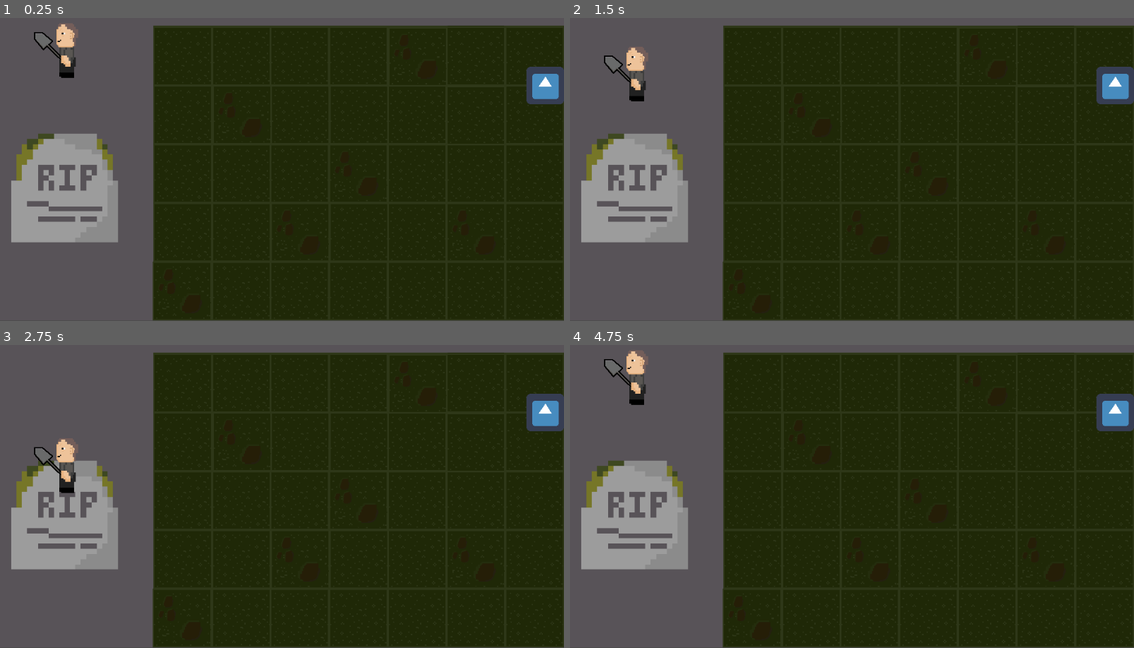
Above: before the commit, frames 1-4 (two rows, left to right).
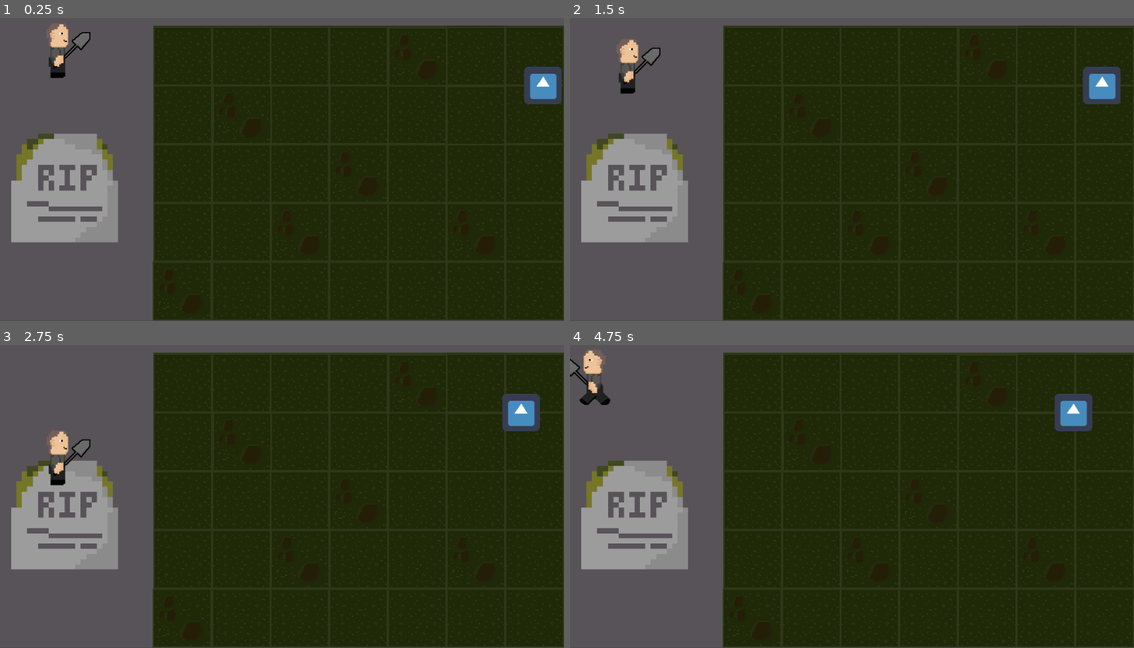
Above: after the commit, the same moments.

Repository: Flarglfump/Graveyard-Gaming
Game: Godot game, scene res://Graveyard.tscn
Same seed, same stepped clock (60 frames per second), same inputs: the game is played once before the commit and once after it. The engine's default icon, where the game draws it, is replaced by a stand-in: a white triangle on a blue panel in a dark square.
Inputs:
- Up to frame 1 (0.25 s): no input
- Up to frame 2 (1.5 s): hold D (move_right) 0.53-1.28 s; hold Space (attack) 0.53-1.28 s; hold S (move_down) from 1.28 s (still down); tap Space (attack) at 1.35 s
- Up to frame 3 (2.75 s): release S (move_down) at 2.03 s; hold D (move_right) from 2.03 s (still down); hold Space (attack) from 2.03 s (still down)
- Up to frame 4 (4.75 s): release D (move_right) at 2.78 s; release Space (attack) at 2.78 s; hold W (move_up) 2.78-3.53 s; tap Space (attack) at 2.85, 4.35 s; hold Space (attack) 3.53-4.28 s; hold A (move_left) from 3.53 s (still down)

The runs differ from the first frame. In frame 1, 0.9% of the frame differs, in the area x 6-100%, y 1-29%; in frame 2, 1.6%; in frame 3, 2.1%; in frame 4, 2.8%, in the area x 0-100%, y 1-29%.
Error before the commit: Attempt to call function 'play' in base 'null instance' on a null instance. (res://PlayerController.gd:23)

Commit message:
Player animated. Enemy hit detection working.

Diff:
--- a/src/Graveyard-Gaming/Enemy.gd
+++ b/src/Graveyard-Gaming/Enemy.gd
@@ -1,15 +1,17 @@
 extends KinematicBody2D
 
 export var MAX_HP: int = 100
-export var SPEED: int = 100
+export var SPEED: int = 15
 var motion = Vector2()
 
 var cur_HP: int
 
 func _ready():
 	cur_HP = MAX_HP
+	motion = Vector2.LEFT
 
 func take_damage(damage):
+	print("Taking damage: ", damage)
 	cur_HP -= damage
 	if cur_HP <= 0:
 		die()
@@ -20,7 +22,7 @@
 func set_direction(direction):
 	motion = direction
 
-func _physics_process(delta):
+func _physics_process(_delta):
 	# Handle player input
 
 	motion = motion.normalized() * SPEED
--- a/src/Graveyard-Gaming/Enemy.tscn
+++ b/src/Graveyard-Gaming/Enemy.tscn
@@ -3,10 +3,12 @@
 [ext_resource path="res://Enemy.gd" type="Script" id=1]
 [ext_resource path="res://icon.png" type="Texture" id=2]
 
-[sub_resource type="CapsuleShape2D" id=1]
+[sub_resource type="RectangleShape2D" id=1]
+extents = Vector2( 32, 32 )
 
 [node name="Enemy" type="KinematicBody2D"]
 collision_layer = 4
+collision_mask = 3
 script = ExtResource( 1 )
 
 [node name="Sprite" type="Sprite" parent="."]
@@ -14,5 +16,5 @@
 
 [node name="AnimationPlayer" type="AnimationPlayer" parent="."]
 
-[node name="CollisionShape2D" type="CollisionShape2D" parent="."]
+[node name="CollisionShape2D" type="CollisionShape2D" parent="." groups=["hurtbox"]]
 shape = SubResource( 1 )
--- a/src/Graveyard-Gaming/Graveyard.tscn
+++ b/src/Graveyard-Gaming/Graveyard.tscn
@@ -1,61 +1,8 @@
-[gd_scene load_steps=10 format=2]
+[gd_scene load_steps=5 format=2]
 
 [ext_resource path="res://gameLevel.png" type="Texture" id=1]
 [ext_resource path="res://Enemy.tscn" type="PackedScene" id=2]
-[ext_resource path="res://PlayerController.gd" type="Script" id=3]
-[ext_resource path="res://MattaShovel.png" type="Texture" id=4]
-
-[sub_resource type="RectangleShape2D" id=1]
-extents = Vector2( 20, 49.25 )
-
-[sub_resource type="Animation" id=3]
-length = 0.001
-tracks/0/type = "value"
-tracks/0/path = NodePath("Sprite:frame")
-tracks/0/interp = 1
-tracks/0/loop_wrap = true
-tracks/0/imported = false
-tracks/0/enabled = true
-tracks/0/keys = {
-"times": PoolRealArray( 0 ),
-"transitions": PoolRealArray( 1 ),
-"update": 0,
-"values": [ 7 ]
-}
-
-[sub_resource type="Animation" id=4]
-resource_name = "WalkLeft"
-length = 0.2
-loop = true
-tracks/0/type = "value"
-tracks/0/path = NodePath("Sprite:frame")
-tracks/0/interp = 1
-tracks/0/loop_wrap = true
-tracks/0/imported = false
-tracks/0/enabled = true
-tracks/0/keys = {
-"times": PoolRealArray( 0, 0.1 ),
-"transitions": PoolRealArray( 1, 1 ),
-"update": 1,
-"values": [ 5, 4 ]
-}
-
-[sub_resource type="Animation" id=5]
-resource_name = "WalkRight"
-length = 0.2
-loop = true
-tracks/0/type = "value"
-tracks/0/path = NodePath("Sprite:frame")
-tracks/0/interp = 1
-tracks/0/loop_wrap = true
-tracks/0/imported = false
-tracks/0/enabled = true
-tracks/0/keys = {
-"times": PoolRealArray( 0, 0.1 ),
-"transitions": PoolRealArray( 1, 1 ),
-"update": 1,
-"values": [ 7, 6 ]
-}
+[ext_resource path="res://Player.tscn" type="PackedScene" id=3]
 
 [sub_resource type="RectangleShape2D" id=2]
 extents = Vector2( 0.49999, 480.5 )
@@ -74,25 +21,7 @@
 position = Vector2( 480, 269 )
 texture = ExtResource( 1 )
 
-[node name="Player" type="KinematicBody2D" parent="."]
-position = Vector2( 106, 72 )
-collision_mask = 2
-script = ExtResource( 3 )
-
-[node name="Sprite" type="Sprite" parent="Player"]
-texture = ExtResource( 4 )
-hframes = 6
-vframes = 2
-frame = 5
-
-[node name="CollisionShape2D" type="CollisionShape2D" parent="Player"]
-position = Vector2( -9, 4.75 )
-shape = SubResource( 1 )
-
-[node name="AnimationPlayer" type="AnimationPlayer" parent="Player"]
-anims/RESET = SubResource( 3 )
-anims/WalkLeft = SubResource( 4 )
-anims/WalkRight = SubResource( 5 )
+[node name="Player" parent="." instance=ExtResource( 3 )]
 
 [node name="MapBorder" type="StaticBody2D" parent="."]
 collision_layer = 2
--- /dev/null
+++ b/src/Graveyard-Gaming/Player.tscn
@@ -0,0 +1,277 @@
+[gd_scene load_steps=10 format=2]
+
+[ext_resource path="res://PlayerController.gd" type="Script" id=1]
+[ext_resource path="res://MattaShovel.png" type="Texture" id=2]
+
+[sub_resource type="Animation" id=8]
+resource_name = "AttackLeft"
+length = 0.4
+tracks/0/type = "value"
+tracks/0/path = NodePath("Sprite:frame")
+tracks/0/interp = 1
+tracks/0/loop_wrap = true
+tracks/0/imported = false
+tracks/0/enabled = true
+tracks/0/keys = {
+"times": PoolRealArray( 0, 0.1, 0.2, 0.3 ),
+"transitions": PoolRealArray( 1, 1, 1, 1 ),
+"update": 1,
+"values": [ 5, 3, 1, 5 ]
+}
+tracks/1/type = "value"
+tracks/1/path = NodePath("BodyCollider:position")
+tracks/1/interp = 1
+tracks/1/loop_wrap = true
+tracks/1/imported = false
+tracks/1/enabled = true
+tracks/1/keys = {
+"times": PoolRealArray( 0, 0.1, 0.3 ),
+"transitions": PoolRealArray( 1, 1, 1 ),
+"update": 1,
+"values": [ Vector2( 10, 4.75 ), Vector2( 13, 4.75 ), Vector2( 10, 4.75 ) ]
+}
+tracks/2/type = "value"
+tracks/2/path = NodePath("ShovelHit/ShovelCollider:position")
+tracks/2/interp = 1
+tracks/2/loop_wrap = true
+tracks/2/imported = false
+tracks/2/enabled = true
+tracks/2/keys = {
+"times": PoolRealArray( 0 ),
+"transitions": PoolRealArray( 1 ),
+"update": 1,
+"values": [ Vector2( -41, 23 ) ]
+}
+tracks/3/type = "value"
+tracks/3/path = NodePath("ShovelHit/ShovelCollider:disabled")
+tracks/3/interp = 1
+tracks/3/loop_wrap = true
+tracks/3/imported = false
+tracks/3/enabled = true
+tracks/3/keys = {
+"times": PoolRealArray( 0, 0.1, 0.3 ),
+"transitions": PoolRealArray( 1, 1, 1 ),
+"update": 1,
+"values": [ true, false, true ]
+}
+
+[sub_resource type="Animation" id=6]
+resource_name = "AttackRight"
+length = 0.4
+tracks/0/type = "value"
+tracks/0/path = NodePath("Sprite:frame")
+tracks/0/interp = 1
+tracks/0/loop_wrap = true
+tracks/0/imported = false
+tracks/0/enabled = true
+tracks/0/keys = {
+"times": PoolRealArray( 0, 0.1, 0.2, 0.3 ),
+"transitions": PoolRealArray( 1, 1, 1, 1 ),
+"update": 1,
+"values": [ 7, 9, 11, 7 ]
+}
+tracks/1/type = "value"
+tracks/1/path = NodePath("ShovelHit/ShovelCollider:disabled")
+tracks/1/interp = 1
+tracks/1/loop_wrap = true
+tracks/1/imported = false
+tracks/1/enabled = true
+tracks/1/keys = {
+"times": PoolRealArray( 0, 0.1, 0.3 ),
+"transitions": PoolRealArray( 1, 1, 1 ),
+"update": 1,
+"values": [ true, false, true ]
+}
+tracks/2/type = "value"
+tracks/2/path = NodePath("BodyCollider:position")
+tracks/2/interp = 1
+tracks/2/loop_wrap = true
+tracks/2/imported = false
+tracks/2/enabled = true
+tracks/2/keys = {
+"times": PoolRealArray( 0, 0.2, 0.3 ),
+"transitions": PoolRealArray( 1, 1, 1 ),
+"update": 1,
+"values": [ Vector2( -9, 4.75 ), Vector2( -20, 4.75 ), Vector2( -9, 4.75 ) ]
+}
+tracks/3/type = "value"
+tracks/3/path = NodePath("ShovelHit/ShovelCollider:position")
+tracks/3/interp = 1
+tracks/3/loop_wrap = true
+tracks/3/imported = false
+tracks/3/enabled = true
+tracks/3/keys = {
+"times": PoolRealArray( 0 ),
+"transitions": PoolRealArray( 1 ),
+"update": 1,
+"values": [ Vector2( 35, 23 ) ]
+}
+
+[sub_resource type="Animation" id=3]
+length = 0.001
+tracks/0/type = "value"
+tracks/0/path = NodePath("Sprite:frame")
+tracks/0/interp = 1
+tracks/0/loop_wrap = true
+tracks/0/imported = false
+tracks/0/enabled = true
+tracks/0/keys = {
+"times": PoolRealArray( 0 ),
+"transitions": PoolRealArray( 1 ),
+"update": 0,
+"values": [ 7 ]
+}
+tracks/1/type = "value"
+tracks/1/path = NodePath("ShovelHit/ShovelCollider:disabled")
+tracks/1/interp = 1
+tracks/1/loop_wrap = true
+tracks/1/imported = false
+tracks/1/enabled = true
+tracks/1/keys = {
+"times": PoolRealArray( 0 ),
+"transitions": PoolRealArray( 1 ),
+"update": 0,
+"values": [ true ]
+}
+tracks/2/type = "value"
+tracks/2/path = NodePath("BodyCollider:position")
+tracks/2/interp = 1
+tracks/2/loop_wrap = true
+tracks/2/imported = false
+tracks/2/enabled = true
+tracks/2/keys = {
+"times": PoolRealArray( 0 ),
+"transitions": PoolRealArray( 1 ),
+"update": 0,
+"values": [ Vector2( -9, 4.75 ) ]
+}
+tracks/3/type = "value"
+tracks/3/path = NodePath("ShovelHit/ShovelCollider:position")
+tracks/3/interp = 1
+tracks/3/loop_wrap = true
+tracks/3/imported = false
+tracks/3/enabled = true
+tracks/3/keys = {
+"times": PoolRealArray( 0 ),
+"transitions": PoolRealArray( 1 ),
+"update": 0,
+"values": [ Vector2( 66, 23 ) ]
+}
+
+[sub_resource type="Animation" id=4]
+resource_name = "WalkLeft"
+length = 0.2
+tracks/0/type = "value"
+tracks/0/path = NodePath("Sprite:frame")
+tracks/0/interp = 1
+tracks/0/loop_wrap = true
+tracks/0/imported = false
+tracks/0/enabled = true
+tracks/0/keys = {
+"times": PoolRealArray( 0, 0.1 ),
+"transitions": PoolRealArray( 1, 1 ),
+"update": 1,
+"values": [ 5, 4 ]
+}
+tracks/1/type = "value"
+tracks/1/path = NodePath("BodyCollider:position")
+tracks/1/interp = 1
+tracks/1/loop_wrap = true
+tracks/1/imported = false
+tracks/1/enabled = true
+tracks/1/keys = {
+"times": PoolRealArray( 0, 0.1 ),
+"transitions": PoolRealArray( 1, 1 ),
+"update": 1,
+"values": [ Vector2( 10, 4.75 ), Vector2( 12, 4.75 ) ]
+}
+tracks/2/type = "value"
+tracks/2/path = NodePath("ShovelHit/ShovelCollider:position")
+tracks/2/interp = 1
+tracks/2/loop_wrap = true
+tracks/2/imported = false
+tracks/2/enabled = true
+tracks/2/keys = {
+"times": PoolRealArray( 0 ),
+"transitions": PoolRealArray( 1 ),
+"update": 1,
+"values": [ Vector2( -41, 23 ) ]
+}
+
+[sub_resource type="Animation" id=5]
+resource_name = "WalkRight"
+length = 0.2
+tracks/0/type = "value"
+tracks/0/path = NodePath("Sprite:frame")
+tracks/0/interp = 1
+tracks/0/loop_wrap = true
+tracks/0/imported = false
+tracks/0/enabled = true
+tracks/0/keys = {
+"times": PoolRealArray( 0, 0.1 ),
+"transitions": PoolRealArray( 1, 1 ),
+"update": 1,
+"values": [ 7, 6 ]
+}
+tracks/1/type = "value"
+tracks/1/path = NodePath("BodyCollider:position")
+tracks/1/interp = 1
+tracks/1/loop_wrap = true
+tracks/1/imported = false
+tracks/1/enabled = true
+tracks/1/keys = {
+"times": PoolRealArray( 0 ),
+"transitions": PoolRealArray( 1 ),
+"update": 1,
+"values": [ Vector2( -9, 4.75 ) ]
+}
+tracks/2/type = "value"
+tracks/2/path = NodePath("ShovelHit/ShovelCollider:position")
+tracks/2/interp = 1
+tracks/2/loop_wrap = true
+tracks/2/imported = false
+tracks/2/enabled = true
+tracks/2/keys = {
+"times": PoolRealArray( 0 ),
+"transitions": PoolRealArray( 1 ),
+"update": 1,
+"values": [ Vector2( 35, 23 ) ]
+}
+
+[sub_resource type="RectangleShape2D" id=1]
+extents = Vector2( 20, 49.25 )
+
+[sub_resource type="RectangleShape2D" id=7]
+extents = Vector2( 16.5, 17 )
+
+[node name="Player" type="KinematicBody2D"]
+position = Vector2( 106, 72 )
+collision_mask = 6
+script = ExtResource( 1 )
+
+[node name="Sprite" type="Sprite" parent="."]
+position = Vector2( 1, 0 )
+texture = ExtResource( 2 )
+hframes = 6
+vframes = 2
+frame = 7
+
+[node name="AnimationPlayer" type="AnimationPlayer" parent="."]
+anims/AttackLeft = SubResource( 8 )
+anims/AttackRight = SubResource( 6 )
+anims/RESET = SubResource( 3 )
+anims/WalkLeft = SubResource( 4 )
+anims/WalkRight = SubResource( 5 )
+
+[node name="BodyCollider" type="CollisionShape2D" parent="."]
+position = Vector2( -9, 4.75 )
+shape = SubResource( 1 )
+
+[node name="ShovelHit" type="Area2D" parent="."]
+
+[node name="ShovelCollider" type="CollisionShape2D" parent="ShovelHit"]
+position = Vector2( 66, 23 )
+shape = SubResource( 7 )
+disabled = true
+
+[connection signal="body_entered" from="ShovelHit" to="." method="_on_ShovelHit_body_entered"]
--- a/src/Graveyard-Gaming/PlayerController.gd
+++ b/src/Graveyard-Gaming/PlayerController.gd
@@ -1,29 +1,69 @@
 extends KinematicBody2D
 
-const SPEED = 200  # Adjust the player's movement speed as needed
+export var SPEED = 200
+export var SHOVEL_DAMAGE = 50
+
 var motion = Vector2()
-var facing = "right"
+var _facing = "right"
+var _animation_player
+var _sprite
+var _shovel
+var _shovel_collider
+var _attacking
 
-onready var _animation_player = $Player/AnimationPlayer
+func _ready():
+	_animation_player = $AnimationPlayer
+	_sprite = $Sprite
+	_facing = "right"
+	_shovel = $ShovelHit
+	_shovel_collider = $ShovelHit/ShovelCollider
+	_attacking = false
 
-func _physics_process(delta):
+func _physics_process(_delta):
 	# Handle player input
-	motion = Vector2()
+	motion = Vector2(
+		Input.get_action_strength("move_right") - Input.get_action_strength("move_left"),
+		Input.get_action_strength("move_down") - Input.get_action_strength("move_up")
+	).normalized() * SPEED
 
-	if Input.is_action_pressed("move_up"):
-		motion.y -= 1
-	elif Input.is_action_pressed("move_down"):
-		motion.y += 1
-	elif Input.is_action_pressed("move_left"):
-		motion.x -= 1
-		_animation_player.play("WalkLeft")
-		facing = "left"
-	elif Input.is_action_pressed("move_right"):
-		motion.x += 1
-		_animation_player.play("WalkRight")
-		facing = "right"
+	# Handle animation
+	if !Input.is_action_pressed("attack"):
+		_shovel_collider.disabled = true
+		if (motion.x > 0 && !_attacking):
+			_animation_player.play("WalkRight")
+			_facing = "right"
+		elif(motion.x < 0 && !_attacking):
+			_animation_player.play("WalkLeft")
+			_facing = "left"
+		else:
+			_stop_movement()
 
-	motion = motion.normalized() * SPEED
+		# Move the player character
+		move_and_slide(motion)
 
-	# Move the player character
-	move_and_slide(motion)
+func _unhandled_input(event):
+	if (event.is_action_pressed("attack")):
+		_shovel_attack()
+		pass
+	pass
+
+func _stop_movement():
+	_animation_player.stop()
+	_sprite.frame = 7 if (_facing == "right") else 5
+
+func _shovel_attack():
+	_stop_movement()
+
+	print("Attack start")
+	if (_facing == "right"):
+		#print("Attack Right")
+		_animation_player.play("AttackRight")
+	else:
+		#print("Attack Left")
+		_animation_player.play("AttackLeft")
+	print("Attack stop")
+
+func _on_ShovelHit_body_entered(body):
+	print("Body Entered")
+	if (body.has_method("take_damage")):
+		body.take_damage(SHOVEL_DAMAGE)
